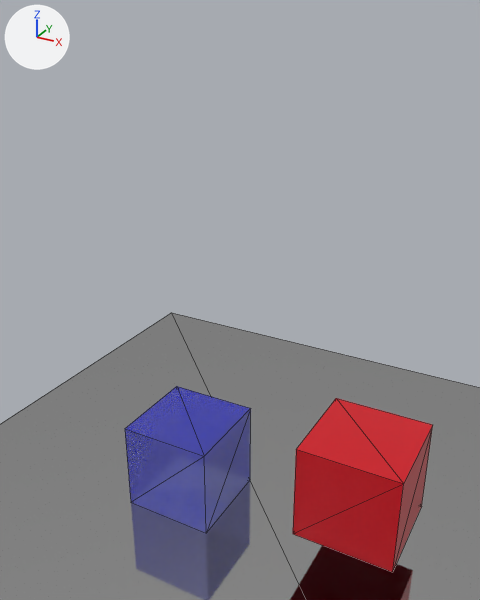
What one commit did to the OBJ model My project/Assets/Cubes/cubes.obj.
Camera for both pictures: a 50 mm camera at (4.96, -10.34, 10.28) aimed at (0.28, -1.83, 6.03). Arrows for +X, +Y and +Z are at upper left; the lights stay in place. Mesh edges are drawn as thin lines. Where no turn or scale is listed for an object, it has been applied to the vertices.

In view in the first picture: 'Cube.001_Cube.002', 'Cube_Cube.001', 'Plane'.
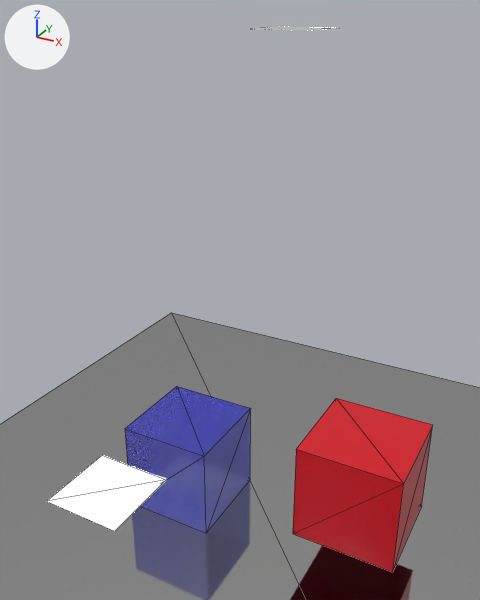
Boxes (x1, y1, x2, y2) around the edits, measured in the pictures (480 x 600 px):
'Light', added: after (47, 27, 333, 531)

What changed in the scene script:
```text
Add mat_light:
    mat_light = principled_material('light')
    mat_light.base_color = (0.0, 0.00436, 0.607)  # blue #000ecc
    mat_light.roughness = 0.9
    mat_light.alpha = 0.5
    mat_light.emission_strength = 20.0
Add me_light:
    me_light.from_pydata([(0.0, -5.0, 5.0), (1.0, -5.0, 5.0), (0.0, -6.0, 5.0), (1.0, -6.0, 5.0), (0.0, 0.0, 10.0), (1.0, 0.0, 10.0), (0.0, -1.0, 10.0), (1.0, -1.0, 10.0)], [], [(7, 6, 5), (6, 5, 4), (3, 2, 1), (2, 1, 0)])
    me_light.materials.append(mat_light)  # blue #000ecc
Add ob_light:
    ob_light = bpy.data.objects.new('Light', me_light)
    ob_light.location = (0.0, 0.0, 0.0)
```
